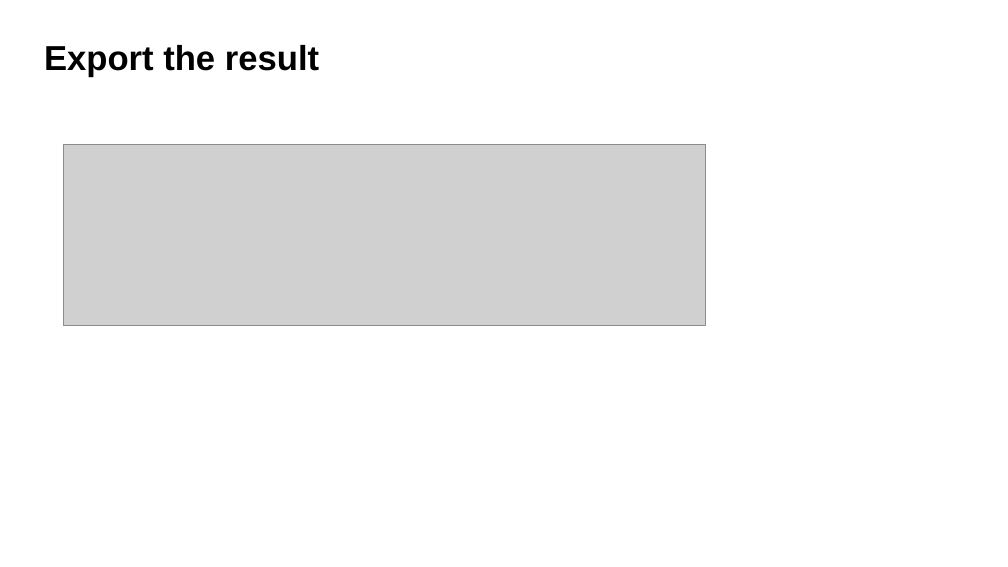
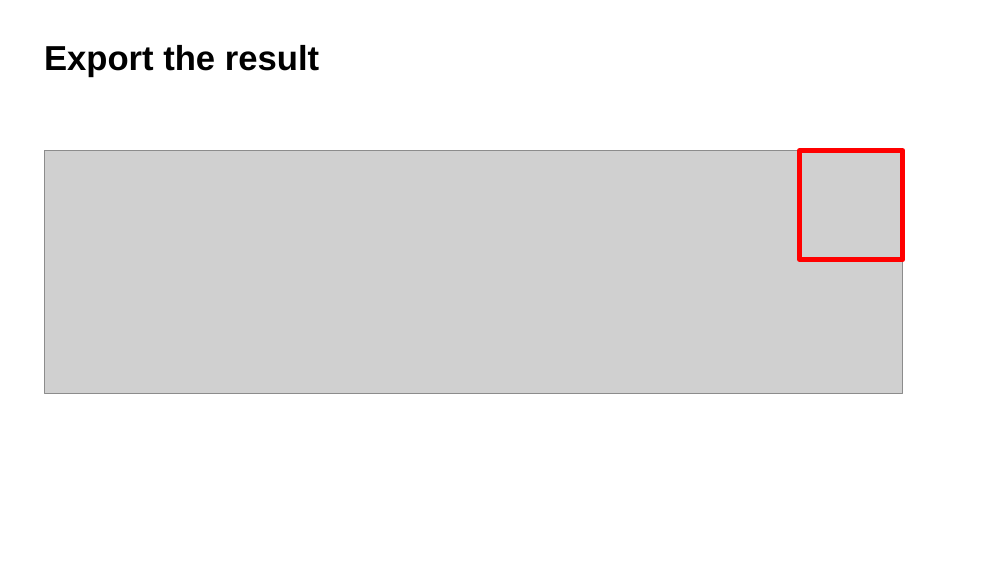
Before and after one commit to chaowang0524/metsatalo-stoa, a slide deck: slide 7 of Make_Blueprints_Talk_EN_Final.pptx (slide 8 before the commit). Drawn at 1008x567 pixels with LibreOffice and Linux fonts; fonts in the diff are those of the drawing; grey boxes stand for pictures. Boxes give left, top, right and bottom in pixels: in the first picture for what was removed or moved away, otherwise in the second. Text is boxed around its words. In the diff, an @@ line names an element or a change of style, - is before the commit and + after.

```diff
--- a/Make_Blueprints_Talk_EN_Final.pptx
+++ b/Make_Blueprints_Talk_EN_Final.pptx
@@ picture: place and size @@
-picture at bbox=[64, 144, 706, 326]
+picture at bbox=[44, 150, 903, 393]
@@ rectangle added at bbox=[800, 150, 904, 259], outline #FF0000 4.5 pt @@
```
Also in this commit, not shown: 9 other slides changed, 1 other file.
